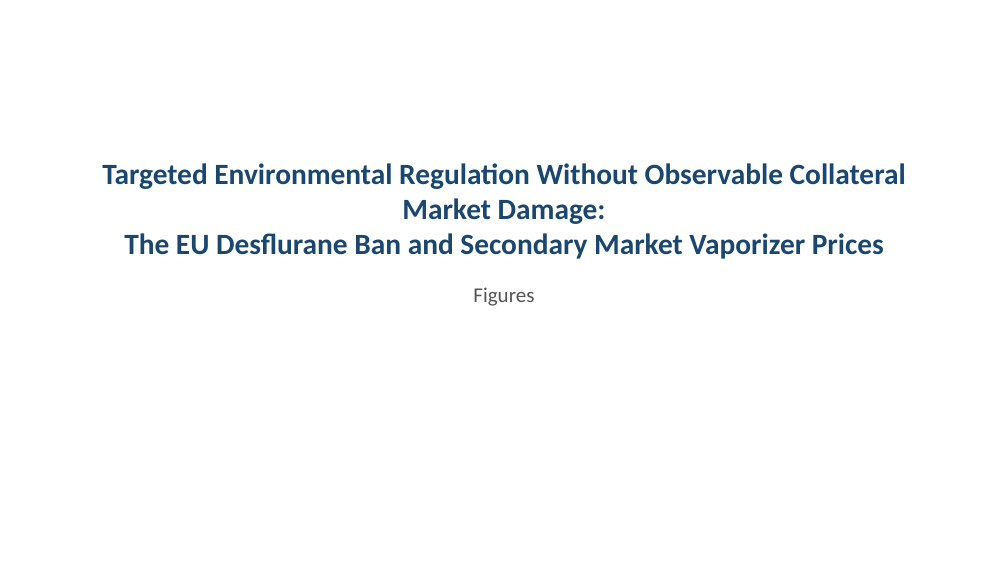
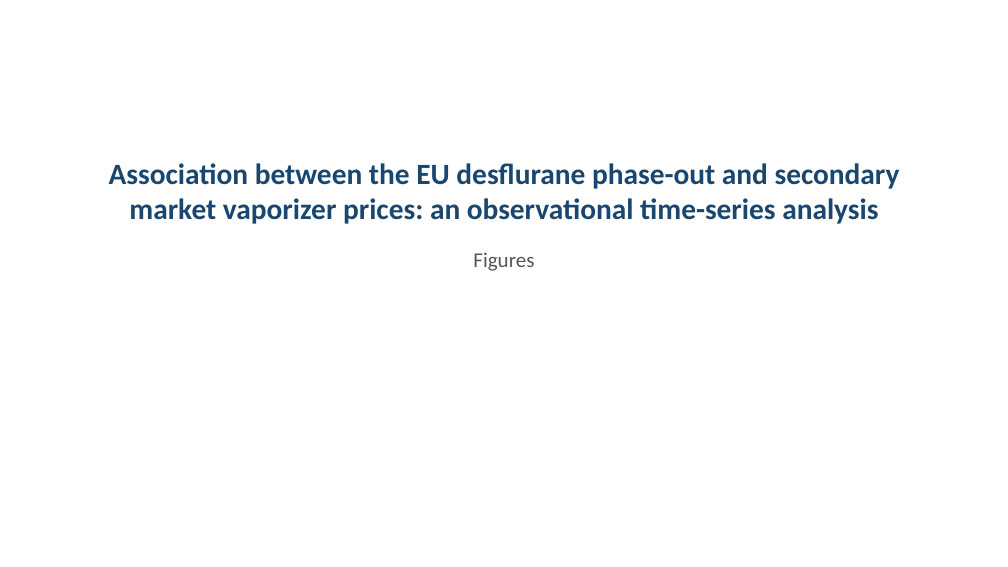
Before and after one commit to bougtoir/medical-accident-its-analysis, a slide deck: slide 1 of vaporizer-price-study/papers/jatm_figures.pptx. Drawn at 1008x567 pixels with LibreOffice and Linux fonts; fonts in the diff are those of the drawing. Boxes give left, top, right and bottom in pixels: in the first picture for what was removed or moved away, otherwise in the second. Text is boxed around its words. In the diff, an @@ line names an element or a change of style, - is before the commit and + after.

```diff
--- a/vaporizer-price-study/papers/jatm_figures.pptx
+++ b/vaporizer-price-study/papers/jatm_figures.pptx
@@ text at <box>109,163,900,224</box>: text changed @@
-Targeted Environmental Regulation Without Observable Collateral Market Damage:
-The EU Desflurane Ban and Secondary Market Vaporizer Prices
+Association between the EU desflurane phase-out and secondary market vaporizer prices: an observational time-series analysis
```
Also in this commit, not shown: 13 other files.
